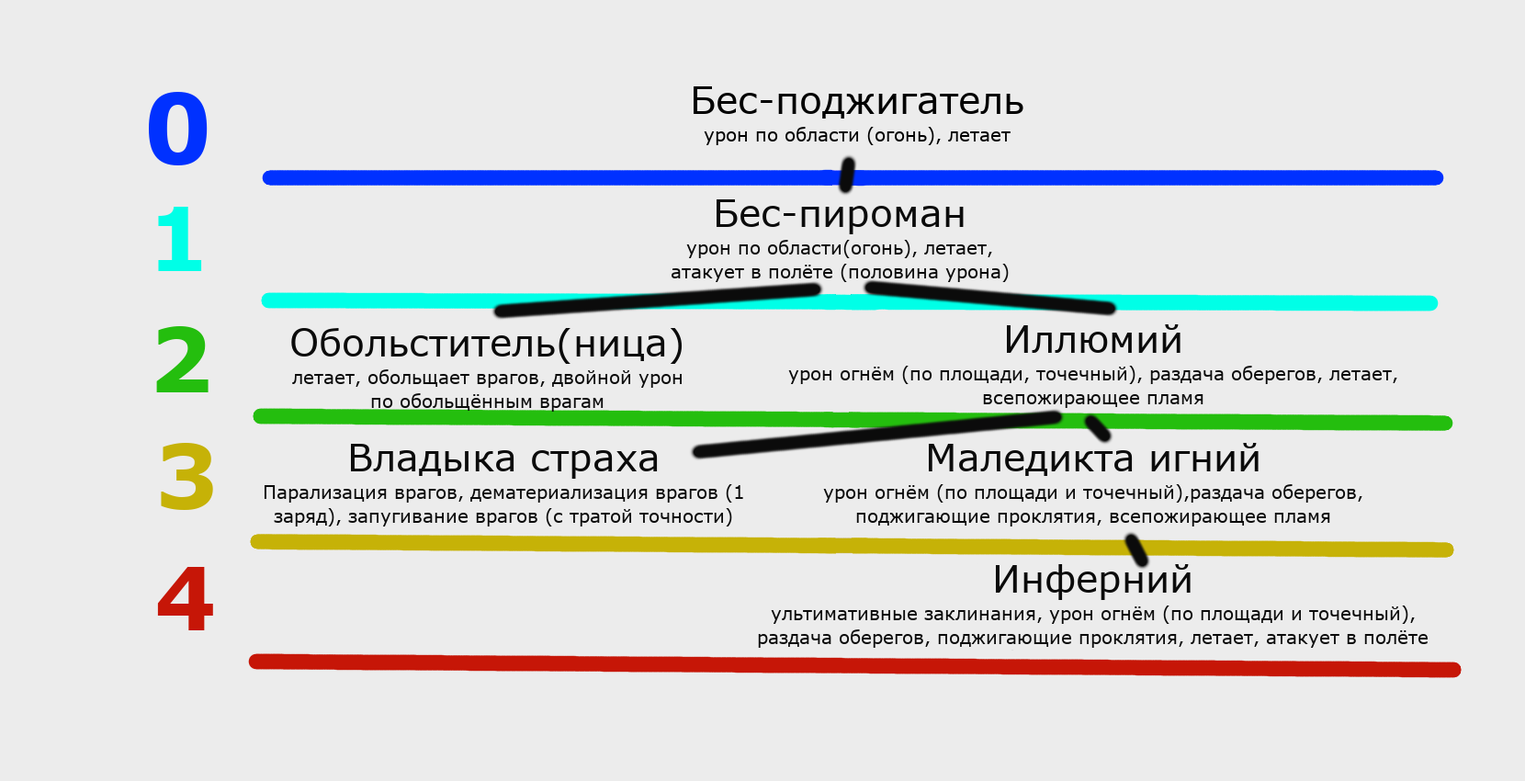
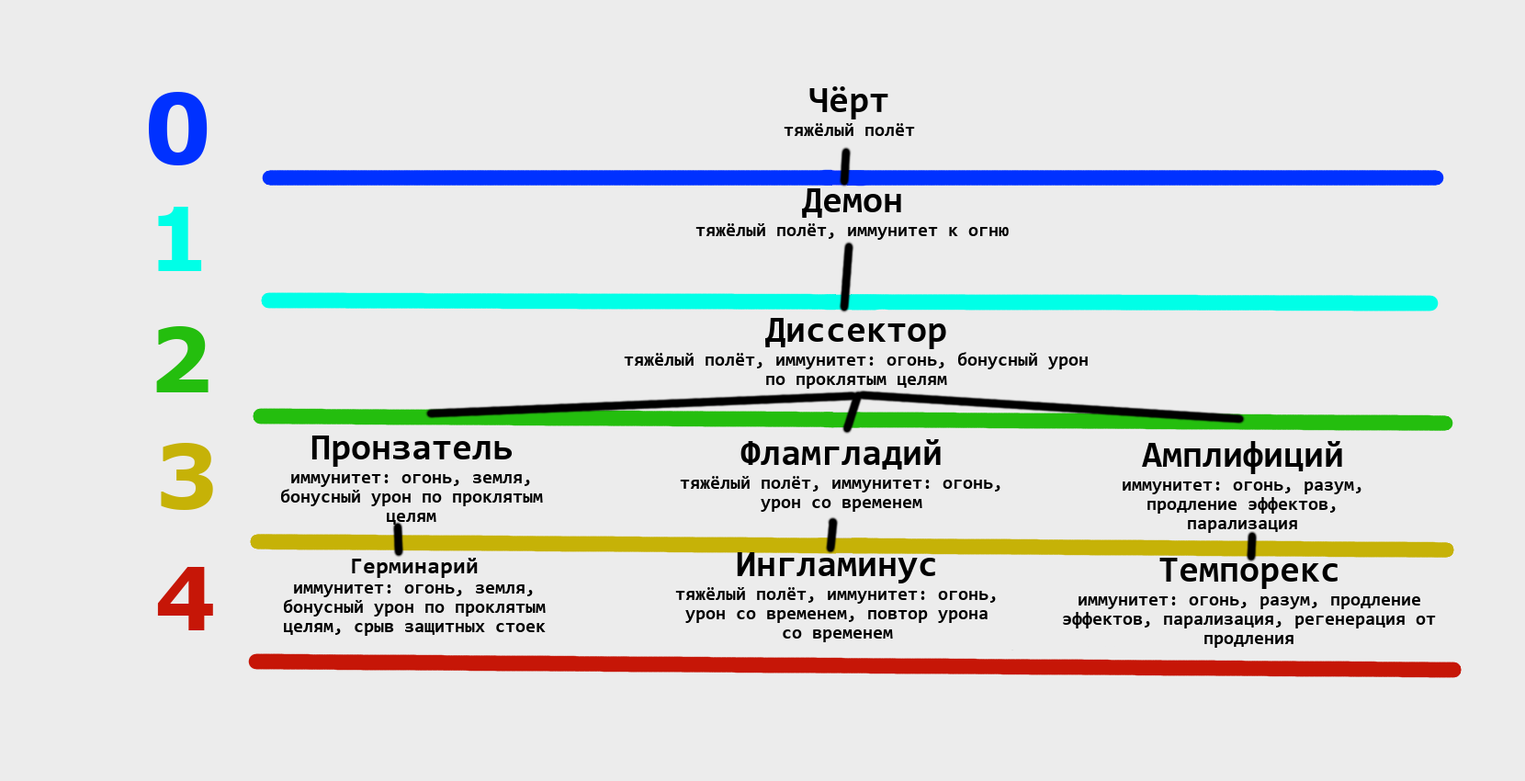
Two versions of the same layered image (1525×781). Layer-by-layer changes:
added layer "Чёрт ..." above "Черт авангарда" over [280, 86, 1437, 648]
hid "Бес-поджигатель ..." over [263, 86, 1428, 648]
